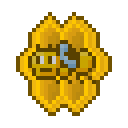
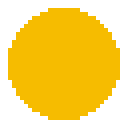
Before/after of a 128 × 128 layered artwork. What changed in the layer stack:
moved "Layer 2" into group "Nexus" over [28,40,96,84]
moved "Layer 1" into group "Nexus" over [16,12,112,116]
showed "Layer 3" over [8,8,120,120]
